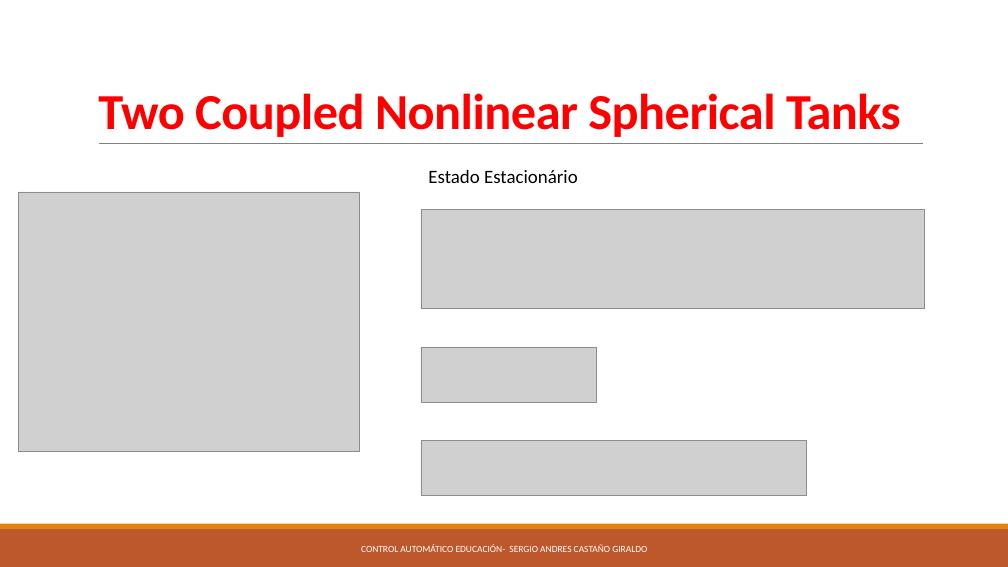
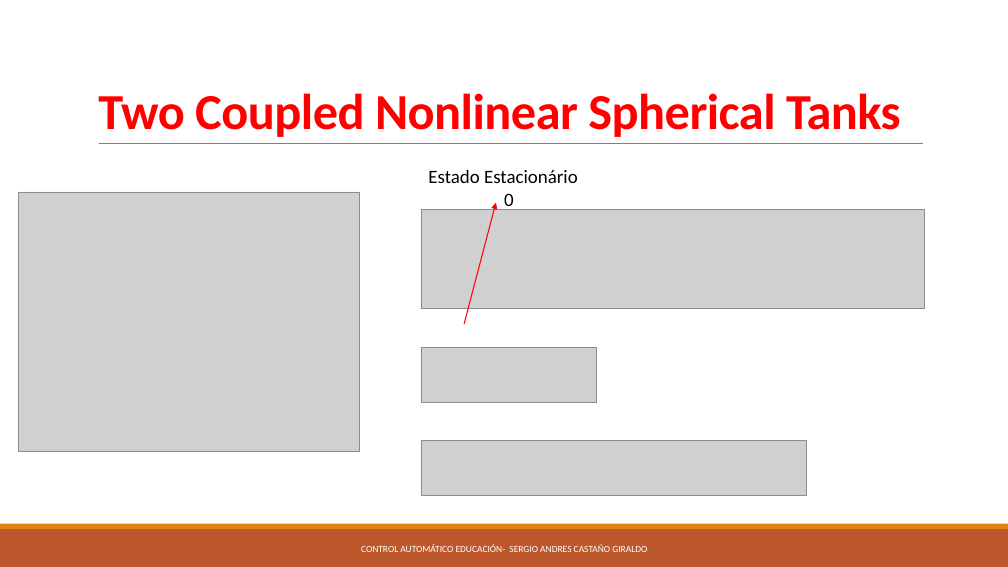
Before and after one commit to sergioacg/TankModel, a slide deck: slide 6 of Esfericos/Tanques Esfericos.pptx. Drawn at 1008x567 pixels with LibreOffice and Linux fonts; fonts in the diff are those of the drawing; grey boxes stand for pictures. Boxes give left, top, right and bottom in pixels: in the first picture for what was removed or moved away, otherwise in the second. Text is boxed around its words. In the diff, an @@ line names an element or a change of style, - is before the commit and + after.

```diff
--- a/Esfericos/Tanques Esfericos.pptx
+++ b/Esfericos/Tanques Esfericos.pptx
@@ arrow added from (464, 324) to (496, 203), #FF0000 1 pt @@
@@ text added at [504,193,514,211], 18 pt, text #000000 @@
+0
```
Also in this commit, not shown: 3 slides added.
